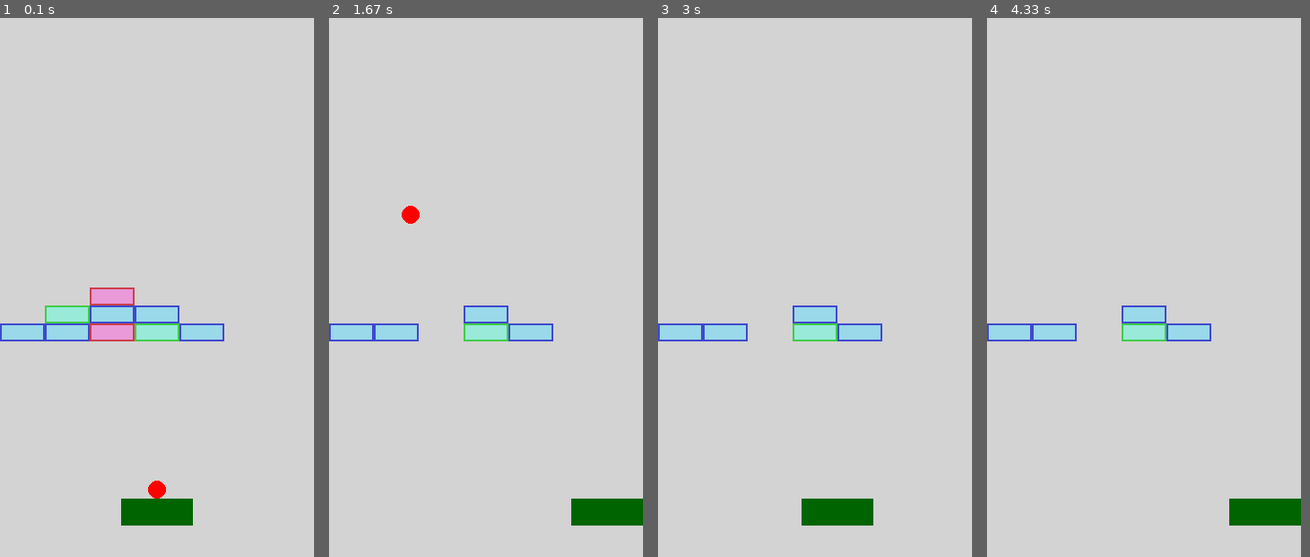
Above: before the commit, frames 1-4 (left to right).
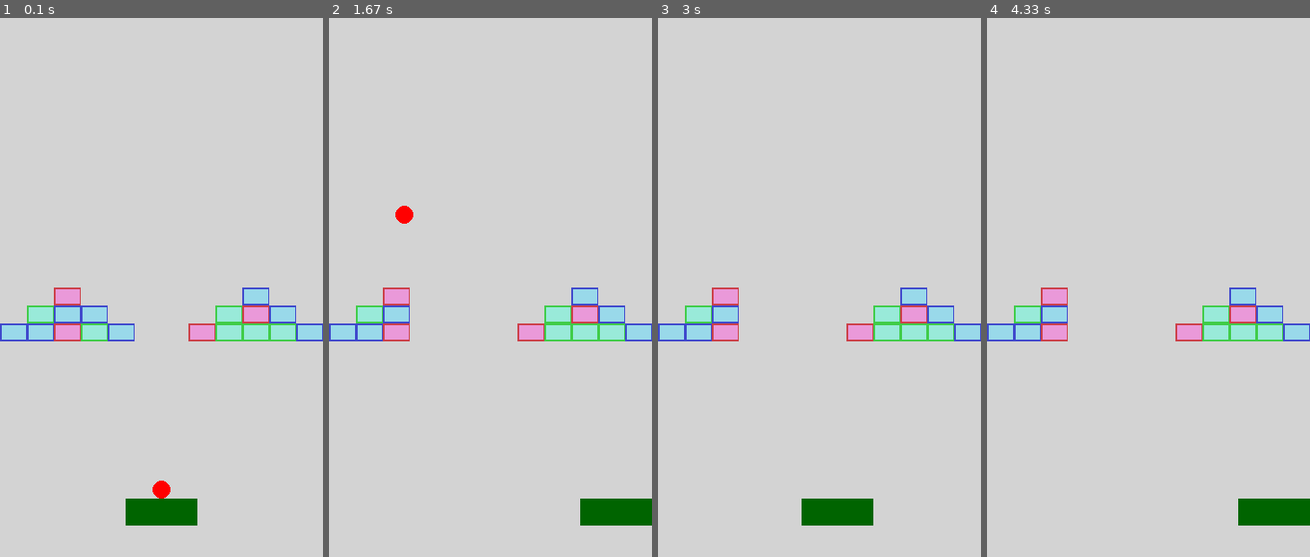
Above: after the commit, the same moments.

Repository: Tequila-Mockingbird-Chevaliers/pygameSummerJam
Game: pygame game, started from main.py
Two runs of this game, one before a commit and one after it. Both use one fixed random seed, a clock stepped at 60 frames per second and the inputs below.
Inputs:
- Up to frame 1 (0.1 s): no input
- Up to frame 2 (1.67 s): tap Space at 0.33, 0.73, 1.03, 1.23, 1.53 s; hold Right 0.67-1.13 s; hold Right 1.17-1.63 s
- Up to frame 3 (3 s): hold Left 1.67-2.2 s; tap Space at 1.73, 2.03, 2.3, 2.6, 2.73 s; hold Left 2.23-2.63 s; hold Right from 2.67 s (still down)
- Up to frame 4 (4.33 s): tap Space at 3.03, 3.4, 3.7, 3.9, 4.2 s; release Right at 3.3 s; hold Left 3.33-3.8 s; hold Right 3.83-4.3 s
The window is 350x600 before the commit and 360x600 after it. Grey fills any space a smaller window leaves; there, only what the larger window draws over its background counts as a difference.

The runs differ from the first frame. In frame 1, 5.9% of the frame differs, in the area x 8-100%, y 50-95%; in frame 2, 5.1%; in frame 3, 4.7%; in frame 4, 5.0%.

Commit message:
Introduced the notion of block size
Added new constants for block size, and brick size that is for now equal to block size.
Switch brick width from 50 to 30.
Added the possibility to rescale an image.

Diff:
--- a/src/assets.py
+++ b/src/assets.py
@@ -1,3 +1,5 @@
+from __future__ import annotations
+
 from typing import Optional
 
 import pygame
@@ -5,11 +7,18 @@
 import src.constants as const
 
 
-def load_image(image_name: str, transparent_color=None, alpha: Optional[int] = None):
+def load_image(image_name: str,
+               transparent_color=None,
+               alpha: Optional[int] = None,
+               size: Optional[tuple[int, int]] = None):
     """
     Utility function to load an image, also handles transparancy
     """
     image = pygame.image.load(const.IMAGE_FOLDER / image_name)
+
+    if size is not None:
+        image = pygame.transform.scale(image, size)
+
     if transparent_color is not None:
         image.set_colorkey(transparent_color)
 
@@ -29,7 +38,7 @@
         self.ball = load_image(const.BALL_IMAGE, transparent_color=(0, 0, 0))
 
         self.bricks = [
-            load_image(f"{const.BRICK_IMAGE}{i}.{const.BRICK_IMAGE_EXT}")
+            load_image(f"{const.BRICK_IMAGE}{i}.{const.BRICK_IMAGE_EXT}", size=(const.BRICK_WIDTH, const.BRICK_HEIGHT))
             for i in range(1, const.NO_OF_BRICK_IMAGES + 1)
         ]
 
--- a/src/constants.py
+++ b/src/constants.py
@@ -2,10 +2,13 @@
 
 from pathlib import Path
 
-WIDTH = 350
+WIDTH = 360
 HEIGHT = 600
 WINDOW_SIZE = (WIDTH, HEIGHT)
 FPS = 60
+
+BLOCK_WIDTH = 30
+BLOCK_HEIGHT = 20
 
 BALL_SPEED = 10
 PADDLE_SPEED = 8
@@ -24,4 +27,6 @@
 
 BRICK_IMAGE = "Brick"
 BRICK_IMAGE_EXT = "png"
+BRICK_WIDTH = BLOCK_WIDTH
+BRICK_HEIGHT = BLOCK_HEIGHT
 NO_OF_BRICK_IMAGES = 3
--- a/src/entities/brick.py
+++ b/src/entities/brick.py
@@ -2,6 +2,7 @@
 
 import random
 
+from src.constants import BRICK_WIDTH, BRICK_HEIGHT
 from src.entities.game_object import GameObject
 from src.state.game_state import GameState
 
@@ -16,7 +17,7 @@
         Initialize Brick class
         """
         super().__init__(game_state, random.choice(game_state.assets.bricks))
-        self.rect.topleft = (grid[0] * 50, 300 + grid[1] * 20)
+        self.rect.topleft = (grid[0] * BRICK_WIDTH, 300 + grid[1] * BRICK_HEIGHT)
 
     def remove(self):
         """
